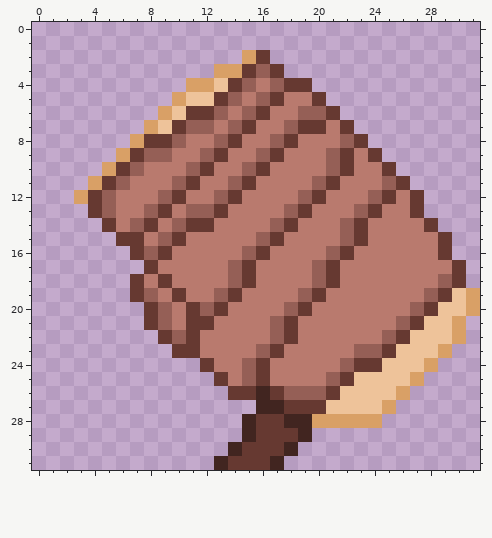
Edited in one commit: pixel-art file (Assets/Art/SkillIcons/BrawlingSkillIcon.aseprite). The picture above is the old version.
32x32 pixels, 1 frame.
Once edited:
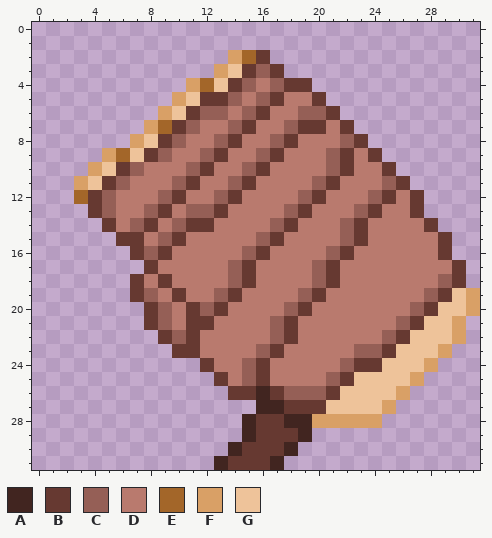
Palette (. is transparent): A #412520  B #663931  C #955f56  D #b97a6e  E #a36629  F #d9a066  G #eec39a
The edit:
Colour B replaces colour C in row 9 at x 8.
Colour B replaces colour G in row 5 at x 12.
Colour C replaces colour B in row 6 at x 12.
Colour D replaces colour C in row 7 at x 12.
Colour E replaces colour F in row 2 at x 15; in row 4 at x 12; in row 9 at x 6; in row 12 at x 3.
Colour E replaces colour G in row 7 at x 9.
Colour F is added in row 2 at x 14; in row 9 at x 5; in row 10 at x 4; in row 11 at x 3.
Colour G replaces colour B in row 8 at x 8; in row 9 at x 7.
Colour G replaces colour F in row 3 at x 14; in row 10 at x 5; in row 11 at x 4.
Boxes around the changes in both pictures, in picture pixels (x1, y1, x2, y2):
changed: (74, 50, 256, 204)
